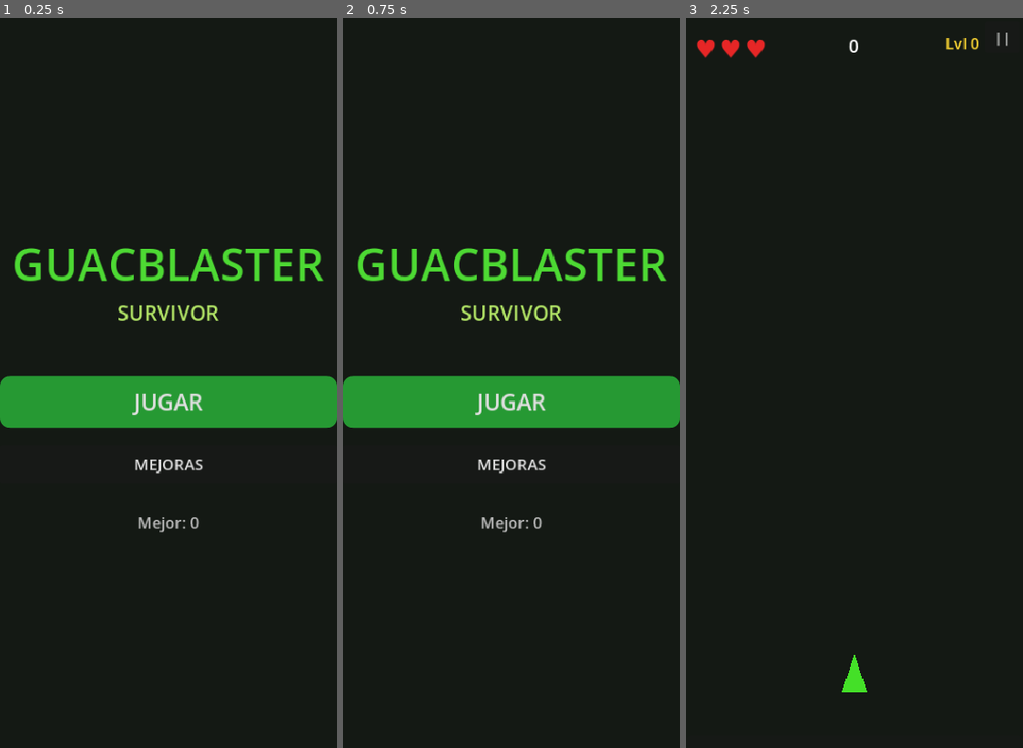
Above: before the commit, frames 1-3 (left to right).
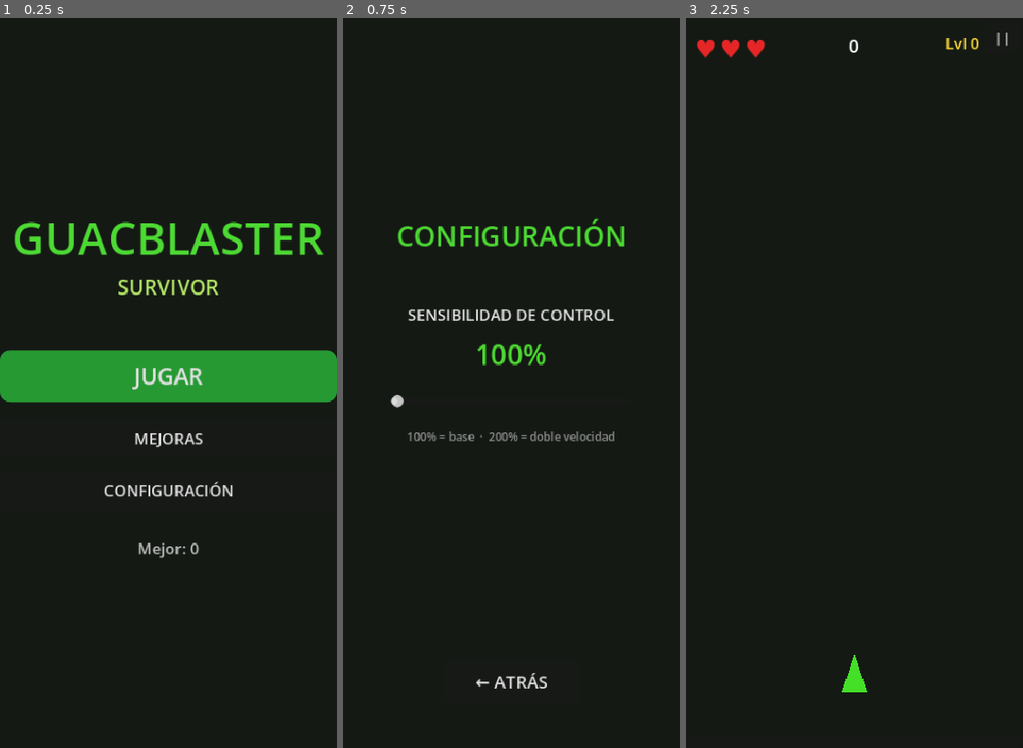
Above: after the commit, the same moments.

Repository: JoseNoIP/gb-GuacBlaster-Survivor
Game: Godot game, scene res://src/scenes/Main.tscn
Same seed, same stepped clock (60 frames per second), same inputs: the game is played once before the commit and once after it.
Inputs (mouse positions are in pixels of both pictures, inside the frame that each line leads up to):
- Up to frame 1 (0.25 s): no input
- Up to frame 2 (0.75 s): click (511, 492) at 0.5 s, where only the run after the commit has a clickable "CONFIGURACIÓN"
- Up to frame 3 (2.25 s): click (854, 682) at 1.25 s, where only the run after the commit has a clickable "← ATRÁS"; click "JUGAR" at 2 s

The runs differ from the first frame. In frame 1, 13% of the frame differs, in the area x 0-100%, y 27-74%; in frame 2, 12%; in frame 3, nothing differs.

Commit message:
feat: add settings screen for swipe sensitivity configuration and implement related functionality

Diff:
--- a/src/core/Constants.gd
+++ b/src/core/Constants.gd
@@ -12,16 +12,16 @@
 # --- Enemies ---
 const ENEMY_BASIC_HP: int = 1
 const ENEMY_BASIC_SPEED: float = 80.0
-const ENEMY_BASIC_XP: int = 5
+const ENEMY_BASIC_XP: int = 8
 
 const ENEMY_TANK_HP: int = 5
 const ENEMY_TANK_SPEED: float = 50.0
-const ENEMY_TANK_XP: int = 20
+const ENEMY_TANK_XP: int = 35
 const ENEMY_TANK_SPLIT_COUNT: int = 4
 
 const ENEMY_ZIGZAG_HP: int = 1
 const ENEMY_ZIGZAG_SPEED: float = 130.0
-const ENEMY_ZIGZAG_XP: int = 10
+const ENEMY_ZIGZAG_XP: int = 15
 const ENEMY_ZIGZAG_AMPLITUDE: float = 100.0
 const ENEMY_ZIGZAG_FREQUENCY: float = 1.5
 
@@ -96,8 +96,8 @@
 const HEART_DROP_SPEED: float = 80.0
 
 # --- XP ---
-const XP_BASE_REQUIRED: int = 60
-const XP_SCALE_FACTOR: float = 1.3
+const XP_BASE_REQUIRED: int = 40
+const XP_SCALE_FACTOR: float = 1.2
 
 # --- Combat ---
 const PLAYER_CONTACT_INVINCIBILITY: float = 1.0
--- a/src/core/SaveManager.gd
+++ b/src/core/SaveManager.gd
@@ -17,6 +17,7 @@
 	"best_score": 0,
 	"total_sessions": 0,
 	"victories": 0,
+	"swipe_sensitivity": 1.0,
 }
 
 func _ready() -> void:
@@ -62,6 +63,13 @@
 func get_victories() -> int:
 	return _data.get("victories", 0)
 
+func get_swipe_sensitivity() -> float:
+	return float(_data.get("swipe_sensitivity", 1.0))
+
+func set_swipe_sensitivity(value: float) -> void:
+	_data["swipe_sensitivity"] = clampf(value, 1.0, 2.0)
+	_save()
+
 func purchase_upgrade(upgrade_id: StringName) -> bool:
 	var current_level: int = get_upgrade_level(upgrade_id)
 	if current_level >= Constants.META_MAX_UPGRADE_LEVEL:
--- a/src/features/player/Player.gd
+++ b/src/features/player/Player.gd
@@ -87,7 +87,7 @@
 		_drag_anchor_player_x = _target_x
 	elif event is InputEventScreenDrag:
 		var drag := event as InputEventScreenDrag
-		var delta_x: float = (drag.position.x - _drag_anchor_x) * Constants.PLAYER_SWIPE_SENSITIVITY
+		var delta_x: float = (drag.position.x - _drag_anchor_x) * SaveManager.get_swipe_sensitivity()
 		_target_x = _drag_anchor_player_x + delta_x
 	elif event is InputEventMouseMotion:
 		_target_x = (event as InputEventMouseMotion).position.x
--- a/src/features/powerups/PowerUpManager.gd
+++ b/src/features/powerups/PowerUpManager.gd
@@ -162,9 +162,14 @@
 func _on_laser_tick(area: Area2D) -> void:
 	if not is_instance_valid(area):
 		return
-	for body: Node2D in area.get_overlapping_bodies():
-		if body.is_in_group(&"enemies") and body.has_method(&"take_damage"):
-			body.call(&"take_damage", Constants.LASER_DAMAGE_PER_TICK)
+	var laser_x: float = area.position.x
+	for enemy: Node in get_tree().get_nodes_in_group(&"enemies"):
+		var en: Node2D = enemy as Node2D
+		if en == null:
+			continue
+		if absf(en.global_position.x - laser_x) <= 7.0:
+			if en.has_method(&"take_damage"):
+				en.call(&"take_damage", Constants.LASER_DAMAGE_PER_TICK)
 
 func _cleanup_laser(
 		tick: Timer, laser_rect: ColorRect, area: Area2D, laser_data: Dictionary
--- a/src/features/projectiles/ProjectileSpawner.gd
+++ b/src/features/projectiles/ProjectileSpawner.gd
@@ -21,15 +21,16 @@
 		direction: Vector2,
 		damage: float
 ) -> void:
-	_spawn(spawn_position, direction, damage)
-	if _triple_shot:
-		_spawn(spawn_position, direction.rotated(deg_to_rad(20.0)), damage)
-		_spawn(spawn_position, direction.rotated(deg_to_rad(-20.0)), damage)
-	for i: int in _extra_streams:
-		var mult: float = float(i / 2 + 1) * Constants.MULTI_STREAM_SPACING
-		var sign_val: float = 1.0 if i % 2 == 0 else -1.0
-		var offset: Vector2 = Vector2(mult * sign_val, 0.0)
-		_spawn(spawn_position + offset, direction, damage)
+	var total: int = _extra_streams + 1
+	for i: int in total:
+		var offset_x: float = (
+			(float(i) - float(total - 1) * 0.5) * Constants.MULTI_STREAM_SPACING
+		)
+		var pos: Vector2 = spawn_position + Vector2(offset_x, 0.0)
+		_spawn(pos, direction, damage)
+		if _triple_shot:
+			_spawn(pos, direction.rotated(deg_to_rad(20.0)), damage)
+			_spawn(pos, direction.rotated(deg_to_rad(-20.0)), damage)
 
 func _spawn(spawn_position: Vector2, direction: Vector2, damage: float) -> void:
 	if projectile_scene == null:
--- a/src/scenes/MainMenu.gd
+++ b/src/scenes/MainMenu.gd
@@ -3,6 +3,7 @@
 ## Main menu scene. Shows title, best score, and play button.
 
 const GAME_SCENE: String = "res://src/scenes/Game.tscn"
+const SETTINGS_SCENE: String = "res://src/scenes/SettingsScreen.tscn"
 
 const BG_COLOR: Color = Color(0.08, 0.1, 0.08)
 const TITLE_COLOR: Color = Color(0.3, 0.85, 0.2)
@@ -85,6 +86,17 @@
 	upgrades_btn.pressed.connect(_on_upgrades_pressed)
 	root.add_child(upgrades_btn)
 
+	var settings_spacer: Control = Control.new()
+	settings_spacer.custom_minimum_size = Vector2(0.0, 8.0)
+	root.add_child(settings_spacer)
+
+	var settings_btn: Button = Button.new()
+	settings_btn.text = "CONFIGURACIÓN"
+	settings_btn.custom_minimum_size = Vector2(160.0, 44.0)
+	settings_btn.add_theme_font_size_override(&"font_size", 18)
+	settings_btn.pressed.connect(_on_settings_pressed)
+	root.add_child(settings_btn)
+
 	var btn_spacer: Control = Control.new()
 	btn_spacer.custom_minimum_size = Vector2(0.0, 24.0)
 	root.add_child(btn_spacer)
@@ -106,6 +118,9 @@
 func _on_upgrades_pressed() -> void:
 	get_tree().change_scene_to_file.call_deferred("res://src/scenes/UpgradeScreen.tscn")
 
+func _on_settings_pressed() -> void:
+	get_tree().change_scene_to_file.call_deferred(SETTINGS_SCENE)
+
 func get_title_label() -> Label:
 	return _title_label
 
--- /dev/null
+++ b/src/scenes/SettingsScreen.gd
@@ -0,0 +1,114 @@
+class_name SettingsScreen
+extends Node2D
+## Settings screen. Currently exposes swipe sensitivity configuration.
+
+const MAIN_MENU_SCENE: String = "res://src/scenes/MainMenu.tscn"
+
+const BG_COLOR: Color = Color(0.08, 0.1, 0.08)
+const TITLE_COLOR: Color = Color(0.3, 0.85, 0.2)
+const LABEL_COLOR: Color = Color(0.9, 0.9, 0.9)
+const VALUE_COLOR: Color = Color(0.3, 0.85, 0.2)
+const HINT_COLOR: Color = Color(0.55, 0.55, 0.55)
+
+var _sensitivity_pct: int = 100
+var _sensitivity_label: Label
+
+func _ready() -> void:
+	var raw: int = roundi(SaveManager.get_swipe_sensitivity() * 100.0)
+	_sensitivity_pct = clampi((raw / 20) * 20, 100, 200)
+	_build_ui()
+
+func _build_ui() -> void:
+	var vp: Vector2 = get_viewport_rect().size
+
+	var bg: ColorRect = ColorRect.new()
+	bg.color = BG_COLOR
+	bg.size = vp
+	add_child(bg)
+
+	var canvas: CanvasLayer = CanvasLayer.new()
+	canvas.layer = 1
+	add_child(canvas)
+
+	var root: VBoxContainer = VBoxContainer.new()
+	root.alignment = BoxContainer.ALIGNMENT_CENTER
+	root.set_anchors_preset(Control.PRESET_FULL_RECT)
+	root.add_theme_constant_override(&"separation", 20)
+	canvas.add_child(root)
+
+	var spacer_top: Control = Control.new()
+	spacer_top.size_flags_vertical = Control.SIZE_EXPAND_FILL
+	root.add_child(spacer_top)
+
+	var title: Label = Label.new()
+	title.text = "CONFIGURACIÓN"
+	title.horizontal_alignment = HORIZONTAL_ALIGNMENT_CENTER
+	title.add_theme_font_size_override(&"font_size", 32)
+	title.add_theme_color_override(&"font_color", TITLE_COLOR)
+	root.add_child(title)
+
+	var sep: Control = Control.new()
+	sep.custom_minimum_size = Vector2(0.0, 16.0)
+	root.add_child(sep)
+
+	var section: VBoxContainer = VBoxContainer.new()
+	section.add_theme_constant_override(&"separation", 10)
+	root.add_child(section)
+
+	var section_title: Label = Label.new()
+	section_title.text = "SENSIBILIDAD DE CONTROL"
+	section_title.horizontal_alignment = HORIZONTAL_ALIGNMENT_CENTER
+	section_title.add_theme_font_size_override(&"font_size", 18)
+	section_title.add_theme_color_override(&"font_color", LABEL_COLOR)
+	section.add_child(section_title)
+
+	_sensitivity_label = Label.new()
+	_sensitivity_label.text = "%d%%" % _sensitivity_pct
+	_sensitivity_label.horizontal_alignment = HORIZONTAL_ALIGNMENT_CENTER
+	_sensitivity_label.add_theme_font_size_override(&"font_size", 32)
+	_sensitivity_label.add_theme_color_override(&"font_color", VALUE_COLOR)
+	section.add_child(_sensitivity_label)
+
+	var slider: HSlider = HSlider.new()
+	slider.min_value = 100.0
+	slider.max_value = 200.0
+	slider.step = 20.0
+	slider.value = float(_sensitivity_pct)
+	slider.custom_minimum_size = Vector2(280.0, 44.0)
+	slider.size_flags_horizontal = Control.SIZE_SHRINK_CENTER
+	slider.value_changed.connect(_on_slider_changed)
+	section.add_child(slider)
+
+	var hint: Label = Label.new()
+	hint.text = "100% = base  ·  200% = doble velocidad"
+	hint.horizontal_alignment = HORIZONTAL_ALIGNMENT_CENTER
+	hint.add_theme_font_size_override(&"font_size", 13)
+	hint.add_theme_color_override(&"font_color", HINT_COLOR)
+	section.add_child(hint)
+
+	var spacer_bottom: Control = Control.new()
+	spacer_bottom.size_flags_vertical = Control.SIZE_EXPAND_FILL
+	root.add_child(spacer_bottom)
+
+	var back_btn: Button = Button.new()
+	back_btn.text = "← ATRÁS"
+	back_btn.custom_minimum_size = Vector2(160.0, 50.0)
+	back_btn.add_theme_font_size_override(&"font_size", 20)
+	back_btn.size_flags_horizontal = Control.SIZE_SHRINK_CENTER
+	back_btn.pressed.connect(_on_back_pressed)
+	root.add_child(back_btn)
+
+	var spacer_final: Control = Control.new()
+	spacer_final.custom_minimum_size = Vector2(0.0, 32.0)
+	root.add_child(spacer_final)
+
+func _on_slider_changed(value: float) -> void:
+	_sensitivity_pct = int(value)
+	_sensitivity_label.text = "%d%%" % _sensitivity_pct
+	SaveManager.set_swipe_sensitivity(float(_sensitivity_pct) / 100.0)
+
+func _on_back_pressed() -> void:
+	get_tree().change_scene_to_file.call_deferred(MAIN_MENU_SCENE)
+
+func get_sensitivity_label() -> Label:
+	return _sensitivity_label
--- /dev/null
+++ b/src/scenes/SettingsScreen.tscn
@@ -0,0 +1,6 @@
+[gd_scene load_steps=2 format=3]
+
+[ext_resource type="Script" path="res://src/scenes/SettingsScreen.gd" id="1"]
+
+[node name="SettingsScreen" type="Node2D"]
+script = ExtResource("1")
--- a/tests/unit/test_game_manager.gd
+++ b/tests/unit/test_game_manager.gd
@@ -22,12 +22,14 @@
 	assert_eq(GameManager.get_state(), GameManager.GameState.GAME_OVER)
 
 func test_xp_below_threshold_does_not_level_up() -> void:
-	GameManager._on_xp_collected(50, 50, 100)
+	var below: int = Constants.XP_BASE_REQUIRED - 1
+	GameManager._on_xp_collected(below, below, Constants.XP_BASE_REQUIRED)
 	assert_eq(GameManager.get_current_level(), 0)
 	assert_eq(GameManager.get_state(), GameManager.GameState.PLAYING)
 
 func test_xp_at_threshold_triggers_level_up() -> void:
-	GameManager._on_xp_collected(100, 100, 100)
+	var req: int = Constants.XP_BASE_REQUIRED
+	GameManager._on_xp_collected(req, req, req)
 	assert_eq(GameManager.get_current_level(), 1)
 	assert_eq(GameManager.get_state(), GameManager.GameState.PLAYING)
 
--- a/tests/unit/test_save_manager.gd
+++ b/tests/unit/test_save_manager.gd
@@ -99,3 +99,20 @@
 	SaveManager.purchase_upgrade(&"damage")
 	var cost_lvl2: int = SaveManager._data["gold"]
 	assert_gt(100000 - cost_lvl2, 100000 - cost_lvl1)
+
+# --- Swipe sensitivity ---
+
+func test_swipe_sensitivity_defaults_to_one() -> void:
+	assert_almost_eq(SaveManager.get_swipe_sensitivity(), 1.0, 0.001)
+
+func test_set_swipe_sensitivity_stores_value() -> void:
+	SaveManager.set_swipe_sensitivity(1.4)
+	assert_almost_eq(SaveManager.get_swipe_sensitivity(), 1.4, 0.001)
+
+func test_set_swipe_sensitivity_clamps_below_one() -> void:
+	SaveManager.set_swipe_sensitivity(0.5)
+	assert_almost_eq(SaveManager.get_swipe_sensitivity(), 1.0, 0.001)
+
+func test_set_swipe_sensitivity_clamps_above_two() -> void:
+	SaveManager.set_swipe_sensitivity(5.0)
+	assert_almost_eq(SaveManager.get_swipe_sensitivity(), 2.0, 0.001)
Not shown, changed: CLAUDE.md
Not shown, changed: idea-base.md
